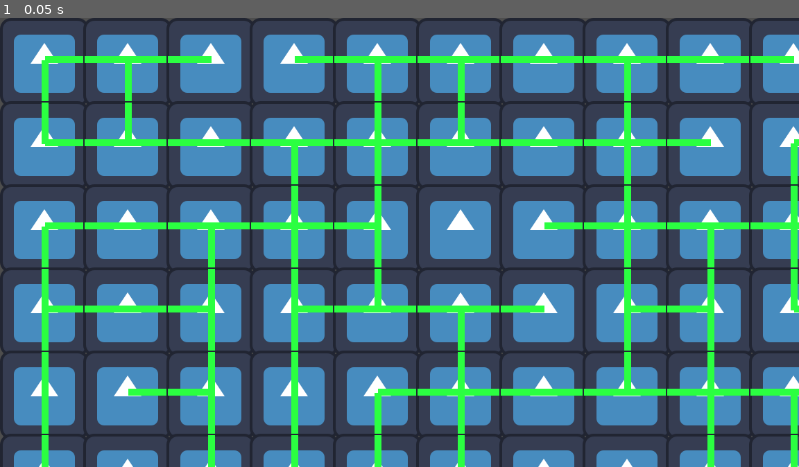
Above: before the commit, frame 1.
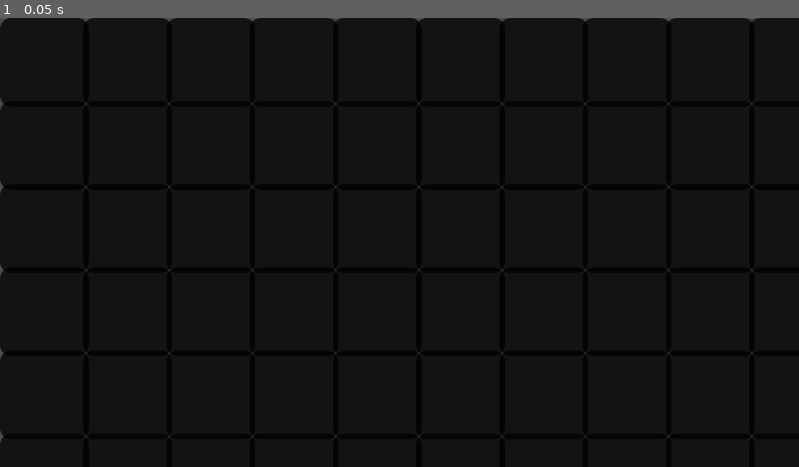
Above: after the commit, the same moment.

Repository: emrysshevek/gameganggame
Game: Godot game, scene res://scenes/grid_manager.tscn
Two runs of this game, one before a commit and one after it. Both use one fixed random seed, a clock stepped at 60 frames per second and the inputs below. The engine's default icon, where the game draws it, is replaced by a stand-in: a white triangle on a blue panel in a dark square.
Inputs:
- Up to frame 1 (0.05 s): no input

The runs differ from the first frame. In frame 1, 100% of the frame differs, in the area x 0-100%, y 0-100%.

Commit message:
Tile_Manager, Tile and Path complete until Player set up
These are all complete except for needing their hookups to the 'player' which will be the next thing I work on. You can test the path generation by un-commenting the reveal_full_map(). You can test the reachable path distance checking by uncommenting #testing_map_distance_algorithm(Vector2(3,3), 3, 0) (first arg is starting tile of check, second is the range, leave last at 0.

Diff:
--- a/scenes/grid_manager.gd
+++ b/scenes/grid_manager.gd
@@ -42,12 +42,21 @@
 			new_tile.a_star_id = a_star_point_id
 			#
 			#testing visibility
-			new_tile.grid_coordinates = Vector2(x,y)
+			new_tile.set_coordinates(Vector2(x,y))
 			new_tile.global_position = Vector2(x * 120, y * 120)
 			#
 	floor_maps[level] = new_map_grid
 	generate_map(0)
-	reveal_full_map()
+	#reveal_full_map()
+	#testing_map_distance_algorithm(Vector2(3,3), 3, 0)
+
+func add_path(tile1:tile, connection_direction_from_tile1:directions, tile2:tile):
+	var new_path = path.new()
+	new_path.set_connections(tile1, tile2)
+	tile1.set_path(connection_direction_from_tile1, new_path)
+	tile2.set_path(_direction_opposites[connection_direction_from_tile1], new_path)
+	if new_path.blocked == false: #blocked paths will not be connected by A* to ensure they aren't considered for pathing
+		_a_star_floor_map[level].connect_points(tile1.a_star_id, tile2.a_star_id,true)
 
 func _get_all_tiles(level:int):
 	var all_tiles:Array[tile]
@@ -74,16 +83,12 @@
 				#new paths are added if a random 'roll' is within a set range
 				var roll_for_new_path = randi_range(1,100)
 				if roll_for_new_path <= _path_number_odds[4 - possible_new_path_num]:
-					var new_path = path.new()
-					var new_path_direction_from_this_tile = possible_tile_connections_by_path.keys().pick_random()
-					new_path.set_connections(each_tile, possible_tile_connections_by_path[new_path_direction_from_this_tile])
-					each_tile.set_path(new_path_direction_from_this_tile, new_path)
-					possible_tile_connections_by_path[new_path_direction_from_this_tile].set_path(_direction_opposites[new_path_direction_from_this_tile], new_path)
-					if new_path.blocked == false: #blocked paths will not be connected by A* to ensure they aren't considered for pathing
-						_a_star_floor_map[level].connect_points(each_tile.a_star_id, possible_tile_connections_by_path[new_path_direction_from_this_tile].a_star_id,true)
+					var connecting_tile_direction_from_origin_tile = possible_tile_connections_by_path.keys().pick_random()
+					add_path(each_tile, connecting_tile_direction_from_origin_tile, possible_tile_connections_by_path[connecting_tile_direction_from_origin_tile])
 				else:
 					possible_new_path_num = 0
 					#roll for new path failed, so process to check for creating new paths for current tile ends here
+		each_tile.reset_to_hidden()
 	map_generated.emit()
 
 func is_reachable(floor:int, from_tile:tile, to_tile:tile): ##dummy
@@ -101,8 +106,10 @@
 		assert(false)
 	var return_array:Array[tile]
 	var reachable_tile_ids:Array[int]
-	#get the 4 or less tile ids surrounding the starting tile
-	var starting_tile_ids:Array[int] = _a_star_floor_map[level].get_point_connections(starting_tile.a_star_id)
+	#get the 4 or less tile ids surrounding the starting tile and the reachable tiles
+	var starting_tile_ids:Array[int]
+	starting_tile_ids.append(starting_tile.a_star_id)
+	reachable_tile_ids.append_array(_a_star_floor_map[level].get_point_connections(starting_tile.a_star_id))
 	for i in range:
 		var new_reachable_tile_ids:Array[int]
 		#for each of the 4 or less tiles around the starting tile get all of their tile connections
@@ -110,6 +117,7 @@
 			new_reachable_tile_ids.append_array(_a_star_floor_map[level].get_point_connections(each_point_id))
 		#save the newly reached tiles to the array that will be converted to tiles then returned by the function
 		for each_new_reachable_tile_id in new_reachable_tile_ids:
+			#if the found tile is already in the return array don't search its neighbors again, as they'll already be searched
 			if reachable_tile_ids.has(each_new_reachable_tile_id) == false:
 				reachable_tile_ids.append(each_new_reachable_tile_id)
 		#clear the list of tiles to be checked over in the next round
@@ -121,6 +129,8 @@
 	for each_tile in _get_all_tiles(level):
 		if reachable_tile_ids.has(each_tile.a_star_id):
 			return_array.append(each_tile)
+	#appending the starting tile to the return array so that it is detected as reachable by itself
+	return_array.append(starting_tile)
 	return return_array
 
 func get_distance(floor:int, from_tile:tile, to_tile:tile):
@@ -131,6 +141,11 @@
 func reveal_full_map():
 	for each_tile in _get_all_tiles(0):
 		each_tile.reveal()
+
+func testing_map_distance_algorithm(starting_tile_coords:Vector2, range:int, level:int):
+	var reached_tiles = get_reachable_tiles(level, floor_maps[level][starting_tile_coords.x][starting_tile_coords.y], range)
+	for each_tile in reached_tiles:
+		each_tile.reveal()
 #endregion
 
 func _import_pre_baked_map_section():
--- a/scenes/tile.gd
+++ b/scenes/tile.gd
@@ -13,22 +13,26 @@
 var is_tile_explored:bool = false
 var is_tile_revealed:bool = false
 var paths:Dictionary
-var path_lines:Dictionary
+var _path_lines:Dictionary
 var a_star_id:int #used by A* for identifying tile
 #endregion
 
 #region methods
 func _ready() -> void:
-		#paths[grid_manager.directions.north] = null
-		#paths[grid_manager.directions.east] = null
-		#paths[grid_manager.directions.south] = null
-		#paths[grid_manager.directions.west] = null
-		path_lines[grid_manager.directions.north] = $Tile_Bkgd/North_Path
-		path_lines[grid_manager.directions.east] = $Tile_Bkgd/East_Path
-		path_lines[grid_manager.directions.south] = $Tile_Bkgd/South_Path
-		path_lines[grid_manager.directions.west] = $Tile_Bkgd/West_Path
-		#$Tile_Bkgd.self_modulate = Color("000000c0")
+		_path_lines[grid_manager.directions.north] = $Tile_Bkgd/North_Path
+		_path_lines[grid_manager.directions.east] = $Tile_Bkgd/East_Path
+		_path_lines[grid_manager.directions.south] = $Tile_Bkgd/South_Path
+		_path_lines[grid_manager.directions.west] = $Tile_Bkgd/West_Path
 		_set_random_explore_value()
+
+func set_coordinates(coords:Vector2):
+	grid_coordinates = coords
+	name = "Tile" + str(grid_coordinates)
+
+func reset_to_hidden():
+	is_tile_explored = false
+	is_tile_revealed = false
+	$Tile_Bkgd.self_modulate = Color("000000c0")
 
 func explore():
 	if is_tile_revealed == false:
@@ -42,14 +46,14 @@
 	$Tile_Bkgd.self_modulate = Color("ffffff")
 	for each_direction in [grid_manager.directions.north, grid_manager.directions.east, grid_manager.directions.south, grid_manager.directions.west]:
 		if paths.keys().has(each_direction):
-			path_lines[each_direction].visible = true
+			_path_lines[each_direction].visible = true
 
-func enter(): #dummy
+func enter():
 	explore()
 	tile_entered.emit(self)
 	pass
 
-func exit(): #dummy
+func exit():
 	tile_exited.emit(self)
 	pass
 
